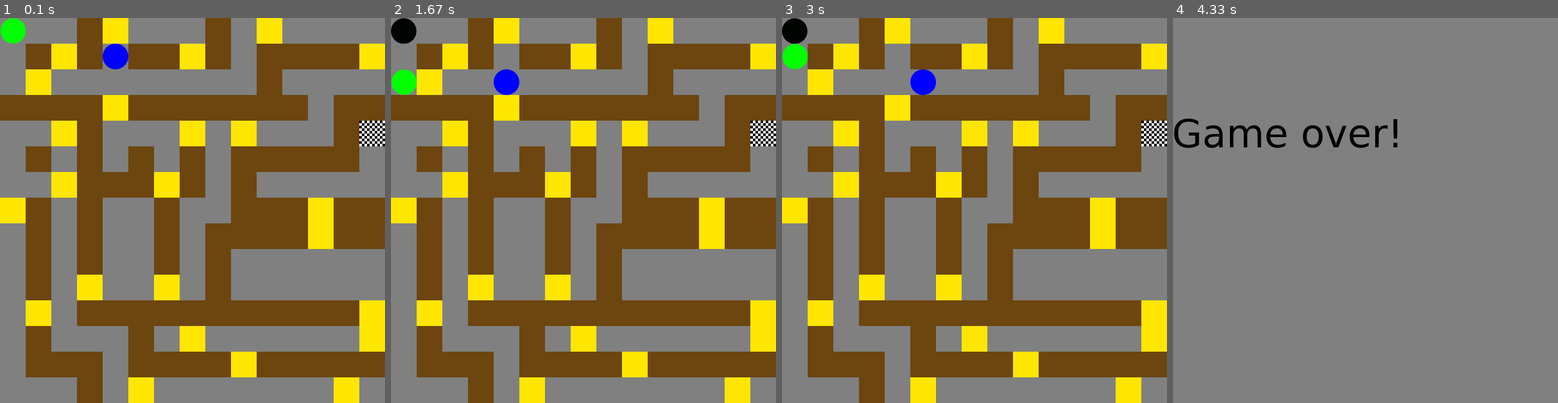
Above: before the commit, frames 1-4 (left to right).
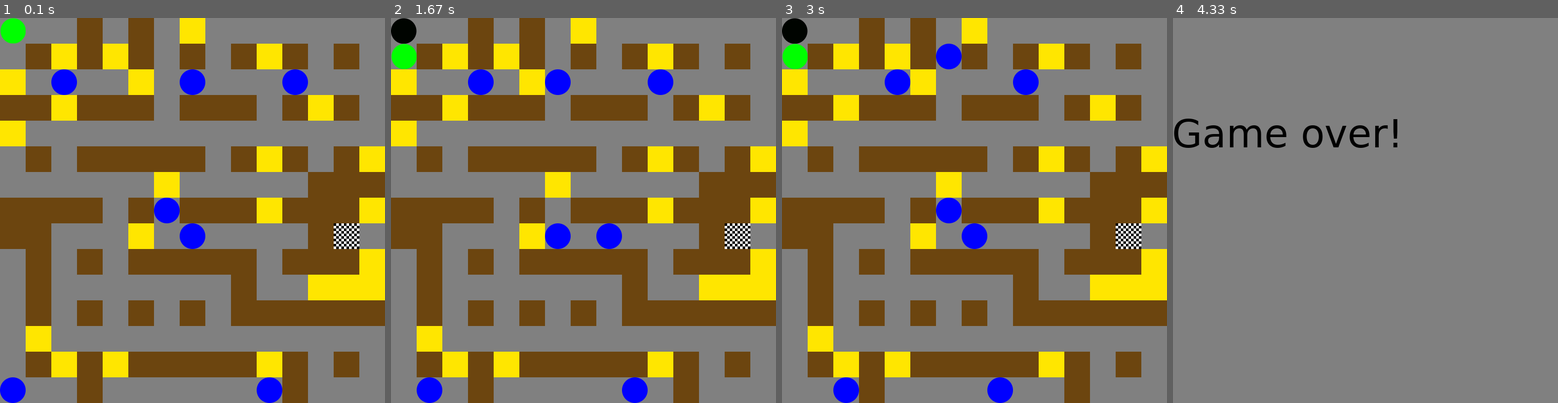
Above: after the commit, the same moments.

Repository: ewenak/simple-bomberman
Game: pygame game, started from main.py
Two runs of this game, one before a commit and one after it. Both use one fixed random seed, a clock stepped at 60 frames per second and the inputs below.
Inputs:
- Up to frame 1 (0.1 s): no input
- Up to frame 2 (1.67 s): tap Space at 0.33 s; hold Left 0.67-1.2 s; hold Down from 1.23 s (still down)
- Up to frame 3 (3 s): release Down at 1.7 s; hold Up 2.17-2.53 s
- Up to frame 4 (4.33 s): no input

The runs differ from the first frame. In frame 1, 45% of the frame differs, in the area x 0-100%, y 0-100%; in frame 2, 45%; in frame 3, 44%; in frame 4, nothing differs.

Commit message:
Move every robots only once

Diff:
--- a/bomberman/common.py
+++ b/bomberman/common.py
@@ -28,14 +28,15 @@
         if reload:
             self.reload()
 
-    def move_element(self, position, element, new_pos):
+    def move_element(self, position, element, new_pos, reload=True):
         """Move an element"""
         position = tuple(position)
         if position not in self.data or self.data[position] != element:
             raise TypeError(f'{ position } is empty or is not { element }')
         self.data[tuple(new_pos)] = element
         del self.data[position]
-        self.reload()
+        if reload:
+            self.reload()
 
     def clear_position(self, position, reload=True):
         """Clear a position
@@ -88,6 +89,7 @@
         self.walls = []
         self.destroyable_walls = []
         self.goals = []
+        self.robots = []
 
         with open(file) as f:
             level = json.loads(f.read())
@@ -140,6 +142,7 @@
                     raise LevelError(f'No type in { r[0] } data')
                 else:
                     robot = robot_classes[robot_data['type']](self.window, self.grid, r[1])
+                    self.robots.append(robot)
                     if robot_data['type'] in ['orientation', 'timid']:
                         robot.player = random.choice(self.players)
                     elif robot_data['type'] == 'path':
@@ -150,6 +153,25 @@
         self.grid.reload()
         for r in random_path_robot:
             r.create_path()
+
+        self.robots_move_timer = Timer(constants.robot_move_delay, self.move_robots)
+        self.grid.all_timers.append(self.robots_move_timer)
+        self.robots_move_timer.start()
+
+    def move_robots(self):
+        i = 0
+        while i < len(self.robots):
+            r = self.robots[i]
+            if not r.exploded:
+                r.move()
+                i += 1
+            else:
+                del self.robots[i]
+
+        self.robots_move_timer = Timer(constants.robot_move_delay, self.move_robots)
+        self.grid.all_timers.append(self.robots_move_timer)
+        self.robots_move_timer.start()
+        self.grid.reload()
 
 
 class Goal(GridObject):
@@ -284,16 +306,17 @@
     """Fire class"""
     def __init__(self, window, grid, pos, reload_grid=True):
         el = grid.get_element(pos)
-        if el and not el.deletable:
+        if el:
             if hasattr(el, 'on_explode'):
                 # Call el.on_explode
                 el.on_explode()
-        else:
-            super().__init__(window, grid, pos, reload_grid)
-            if self.accepted:
-                self.timer = Timer(constants.bomb_explosion_duration, self.delete)
-                grid.all_timers.append(self.timer)
-                self.timer.start()
+            if not el.deletable:
+                return
+        super().__init__(window, grid, pos, reload_grid)
+        if self.accepted:
+            self.timer = Timer(constants.bomb_explosion_duration, self.delete)
+            grid.all_timers.append(self.timer)
+            self.timer.start()
 
     def get_image(self):
         return constants.fire_image
@@ -331,10 +354,7 @@
         super().__init__(window, grid, pos, reload_grid)
         self.attacks = True
         self.deletable = True
-        self.move_delay = self.get_move_delay()
-        self.timer = Timer(self.move_delay, self.move)
-        self.grid.all_timers.append(self.timer)
-        self.timer.start()
+        self.exploded = False
 
     def get_image(self):
         return constants.robot_image
@@ -356,21 +376,19 @@
 
         if len(possible_places) > 0:
             new_gridpos = self.choose_position(possible_places)
+            # None means not to move
+            if new_gridpos is None:
+                return
+            if not new_gridpos in possible_places:
+                print(f'choose_position returned a value ({ new_gridpos }) that is not in possible_places ({ possible_places })')
+                return
             self.goto(new_gridpos[0] * constants.sprite_size,
                       new_gridpos[1] * constants.sprite_size)
-            self.grid.move_element(self.gridpos, self, new_gridpos)
+            self.grid.move_element(self.gridpos, self, new_gridpos, False)
             self.gridpos = new_gridpos
 
-        self.timer = Timer(self.move_delay, self.move)
-        self.grid.all_timers.append(self.timer)
-        self.timer.start()
-        self.grid.reload()
-
-    def get_move_delay(self):
-        return constants.robot_move_delay
-
     def on_explode(self):
-        self.timer.cancel()
+        self.exploded = True
 
 
 class RandomRobot(Robot):
@@ -427,14 +445,18 @@
             next_pos_index = current_pos_index + self.index_change
             if next_pos_index == len(self.path) or next_pos_index < 0:
                 next_pos_index -= self.index_change * 2
-                self.index_change = 0 - self.index_change
+                self.index_change = -self.index_change
             next_pos = self.path[next_pos_index]
             if next_pos not in possible_places:
                 if self.last_pos in possible_places:
-                    return self.last_pos
+                    next_pos = self.last_pos
+                    self.last_pos = self.gridpos
+                    return next_pos
                 else:
-                    return self.gridpos
+                    # robot can't move
+                    return None
             else:
+                self.last_pos = self.gridpos
                 return next_pos
         else:
             def distance(pos):
--- a/level.json
+++ b/level.json
@@ -1,24 +1,31 @@
 {
     "map": [
-        ".  #:   # :    ",
-        " #:#a##:# ####:",
-        " :        #    ",
-        "####:####### ##",
-        "  :#   : :   #+",
-        " # # # # ##### ",
-        "  :###:# #     ",
-        ":# #  #  ###:##",
-        " # #  # ####:##",
-        " # #  # #      ",
-        " # :  : #      ",
-        " : ###########:",
-        " #   # :      :",
-        " ### ####:#####",
-        "   # :       : "
+        ".  # # :       ",
+        " #:#:# # #:# # ",
+        ": a  : b   c   ",
+        "##:### ### #:# ",
+        ":              ",
+        " # ##### #:# #:",
+        "      :     ###",
+        "#### #f###:###:",
+        "##   : g    #+ ",
+        " # # ##### ###:",
+        " #       #  :::",
+        " # # # # ######",
+        " :             ",
+        " #:#:#####:# # ",
+        "e  #      d#   "
     ],
     "robots": {
-        "a": {
-            "type": "randompath"
-        }
+        "robot": {
+            "type": "orientation|random|timid|path|randompath"
+        },
+        "a": {"type": "random"},
+        "b": {"type": "orientation"},
+        "c": {"type": "randompath"},
+        "d": {"type": "orientation"},
+        "e": {"type": "timid"},
+        "f": {"type": "orientation"},
+        "g": {"type": "orientation"}
     }
 }
